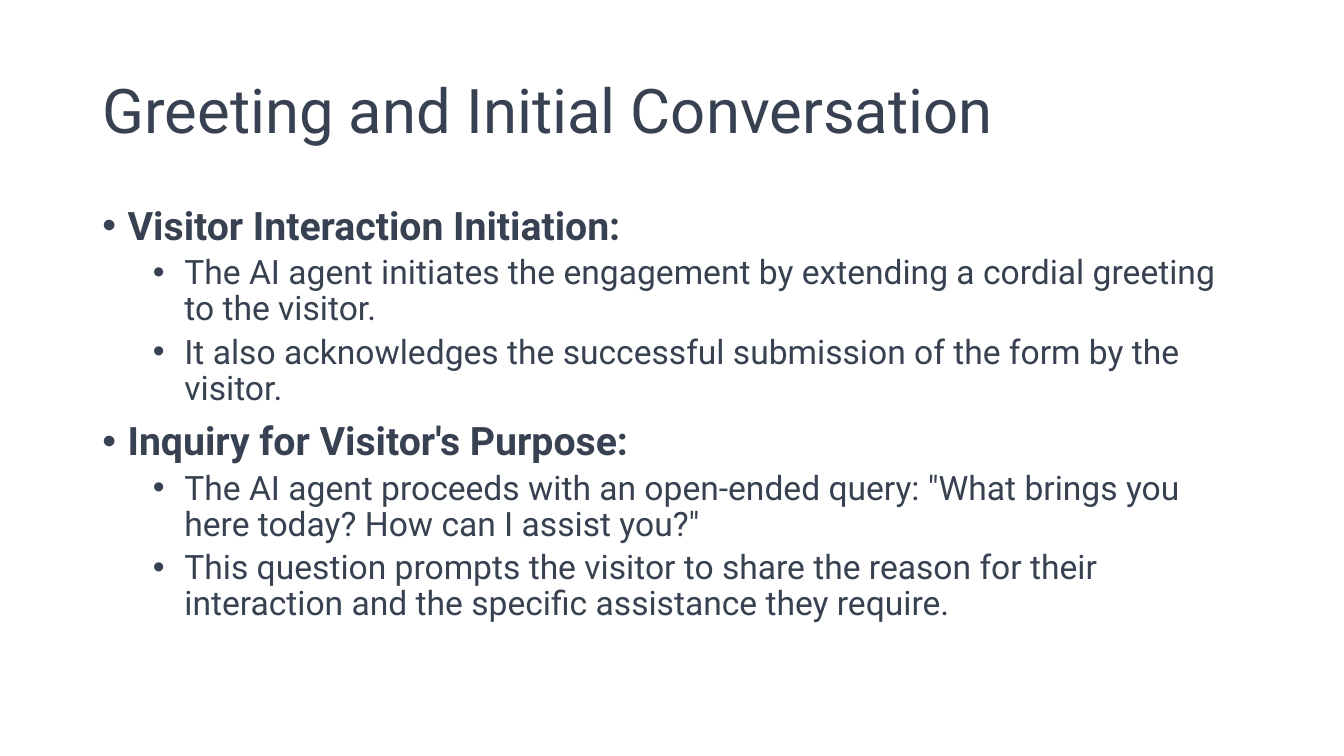
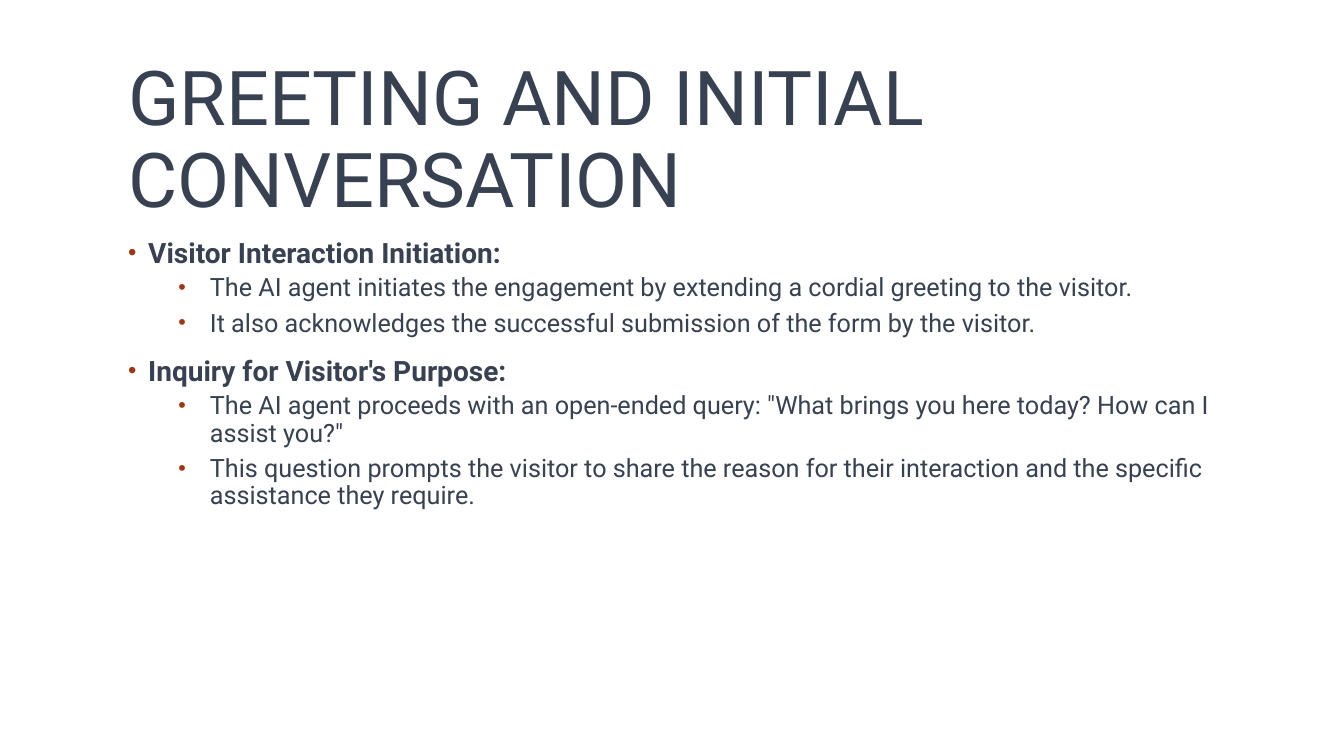
Before and after one commit to AndrewWooo/LLM_AI_Mavericks, a slide deck: slide 9 of chatbot-backend/team 8 AI Mavericks_v2_20230813.pptx. Drawn at 1344x756 pixels with LibreOffice and Linux fonts; fonts in the diff are those of the drawing; background and template pictures are left out. Boxes give left, top, right and bottom in pixels: in the first picture for what was removed or moved away, otherwise in the second. Text is boxed around its words. In the diff, an @@ line names an element or a change of style, - is before the commit and + after.

```diff
--- a/chatbot-backend/team 8 AI Mavericks_v2_20230813.pptx
+++ b/chatbot-backend/team 8 AI Mavericks_v2_20230813.pptx
@@ title at (128,70,924,208): text changed; size 44 to 54 pt @@
-Greeting and Initial Conversation
+GREETING AND INITIAL CONVERSATION
@@ text "Visitor Interaction Initiation:": place and size @@
-text "Visitor Interaction Initiation:" at (128,211,1215,622)
+text "Visitor Interaction Initiation:" at (148,242,1209,510)
@@ text "Visitor Interaction Initiation:" at (148,242,1209,510): size 28 to 20 pt in "Visitor Interaction Initiation:", "Inquiry for Visitor's Purpose:"; size 24 to 18 pt in "The AI agent initiates the engagement by ...", "It also acknowledges the successful submission of ...", "The AI agent proceeds with an open-ended ...", "This question prompts the visitor to share ..."; indent changed; more space between paragraphs @@
```
Also in this commit, not shown: 17 other slides changed, 1 slide added, 1 slide removed.
